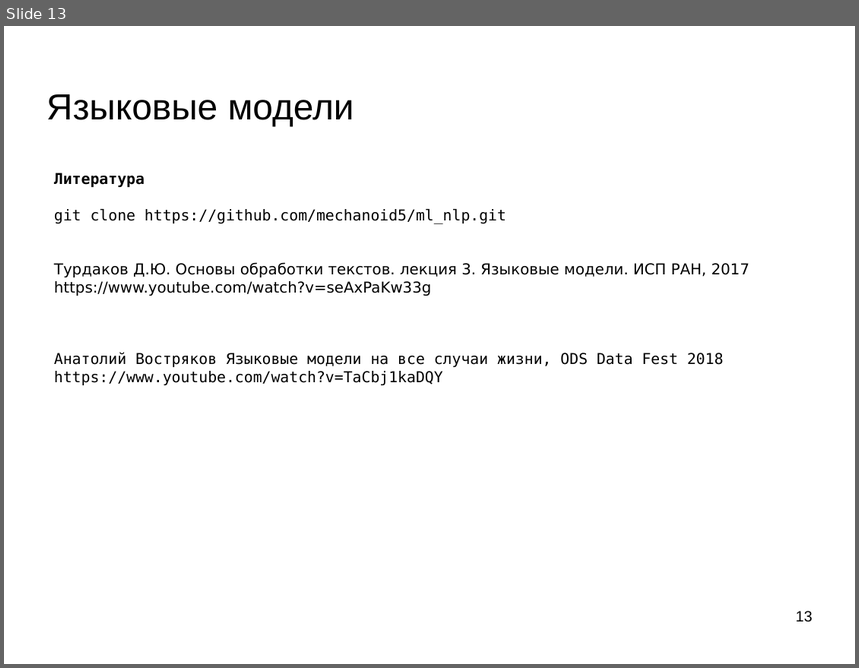
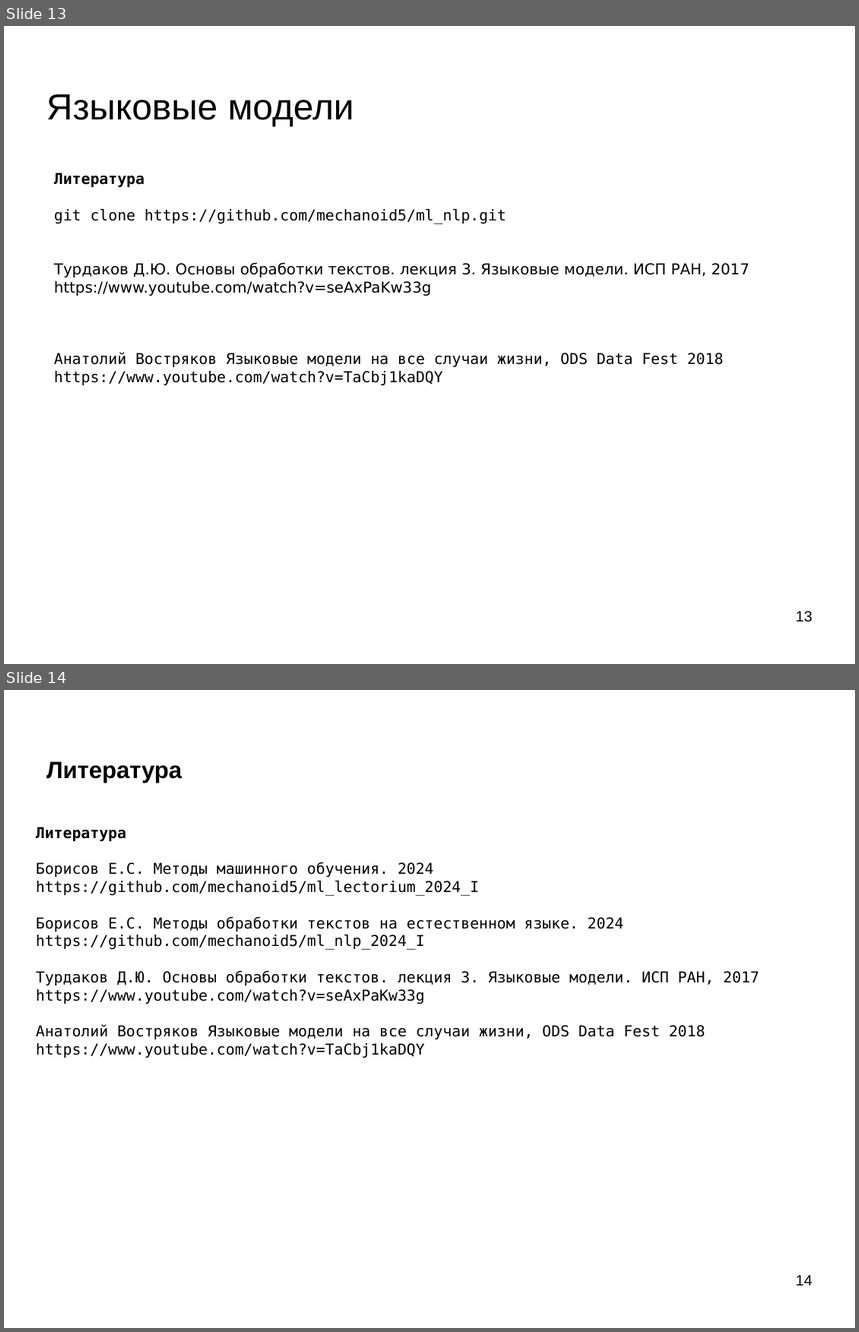
Before and after one commit to mechanoid5/ml_nlp_2024_I, a slide deck: 06-lang-model.odp. Shown one above the other, each under a label of ours: slide 13 before the commit, slides 13 and 14 after it. The pictures are 859x668 and 859x1332 pixels, drawn with LibreOffice and Linux fonts; fonts in the diff are those of the drawing; background and template pictures are left out. Boxes give left, top, right and bottom in pixels: in the first picture for what was removed or moved away, otherwise in the second. Text is boxed around its words. In the diff, an @@ line names an element or a change of style, - is before the commit and + after.

```diff
--- a/06-lang-model.odp
+++ b/06-lang-model.odp
@@ slide 14 added at box(4, 690, 855, 1328), background picture (left out) @@
@@ title added at box(47, 761, 182, 783), 22 pt, text #000000, bold @@
+Литература
@@ text added at box(36, 827, 759, 1058), 14 pt, text #000000 @@
+Литература
+Борисов Е.С. Методы машинного обучения. 2024
+https://github.com/mechanoid5/ml_lectorium_2024_I
+Борисов Е.С. Методы обработки текстов на естественном языке. 2024
+https://github.com/mechanoid5/ml_nlp_2024_I
+Турдаков Д.Ю. Основы обработки текстов. лекция 3. Языковые модели. ИСП РАН, 2017
+https://www.youtube.com/watch?v=seAxPaKw33g
+Анатолий Востряков Языковые модели на все случаи жизни, ODS Data Fest 2018
+https://www.youtube.com/watch?v=TaCbj1kaDQY
@@ page number added at box(796, 1275, 813, 1286), 14 pt, text #000000 @@
+14
```
Also in this commit, not shown: 3 other files.
